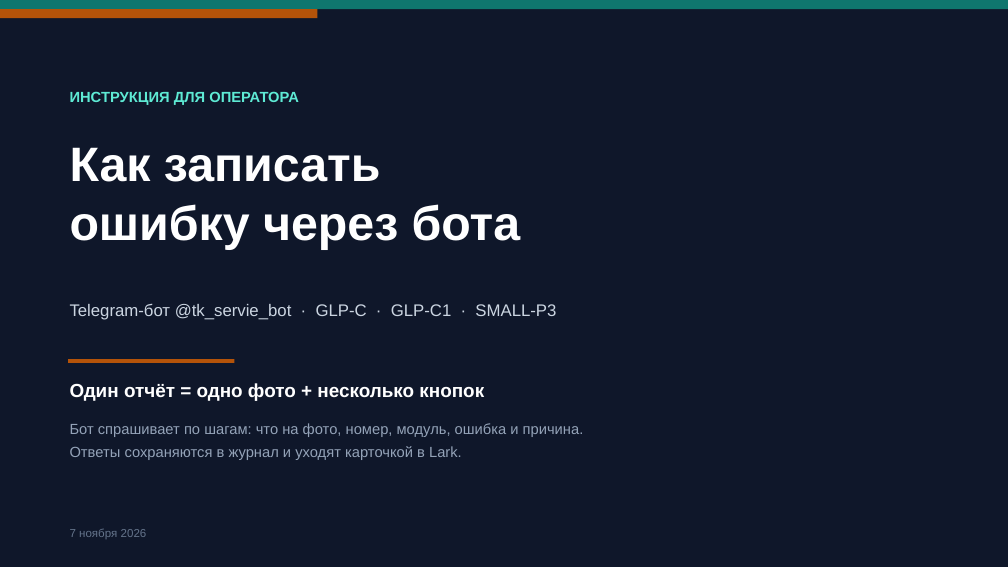
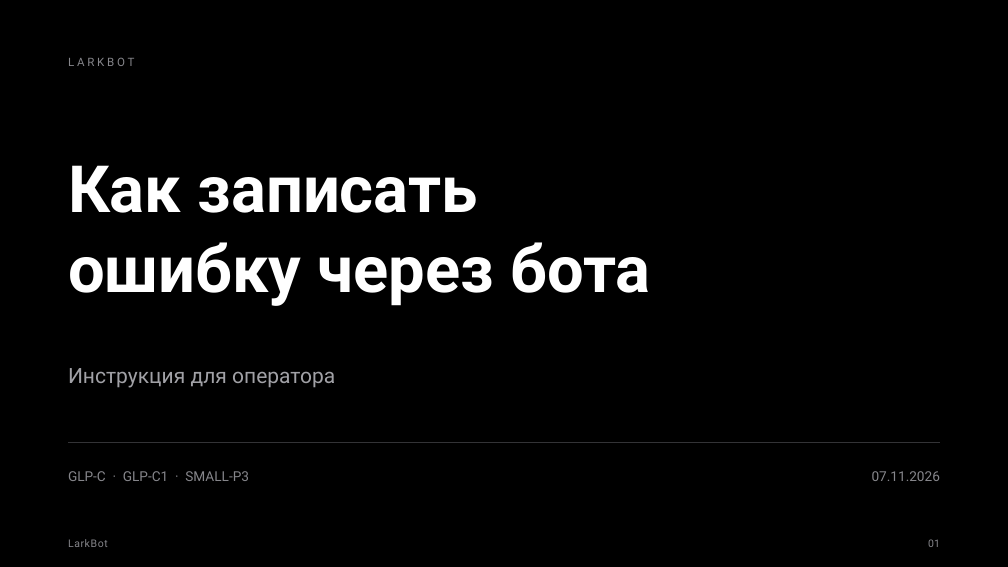
Before and after one commit to Nookons/glpc-bot-lark, a slide deck: slide 1 of GUIDE-ERROR-REPORT.pptx. Drawn at 1008x567 pixels with LibreOffice and Linux fonts; fonts in the diff are those of the drawing. Boxes give left, top, right and bottom in pixels: in the first picture for what was removed or moved away, otherwise in the second. Text is boxed around its words. In the diff, an @@ line names an element or a change of style, - is before the commit and + after.

Commit message:
design: гайд в стиле Apple minimalism
Переделан целиком: белый фон, крупная Helvetica Neue, тонкие линии вместо
карточек и теней, один акцентный цвет (синий Apple), много воздуха.
Убраны цветные плашки «ЗАЧЕМ» — вместо них спокойная подпись внизу.

15 слайдов, проверил рендером каждый: убраны наложения двухстрочных
заголовков на подзаголовок, «тень» у тонких линий (снята ссылка на тему
фигуры), вылезающий вертикальный разделитель и лишняя линия на шпаргалке.
PDF пересобран из финального PPTX.

```diff
--- a/GUIDE-ERROR-REPORT.pptx
+++ b/GUIDE-ERROR-REPORT.pptx
@@ rectangle at [0,0,1008,567]: fill #0F172A to #000000 @@
@@ rectangle removed at [0,0,1008,9] @@
@@ rectangle removed at [0,9,318,18] @@
@@ text added at [68,58,135,66], 11 pt, text #86868B @@
+LARKBOT
@@ text "Как записать ошибку через бота": place and size @@
-text "Как записать ошибку через бота" at [70,147,521,250]
+text "Как записать ошибку через бота" at [68,165,650,306]
@@ text "Как записать ошибку через бота" at [68,165,650,306]: size 46 to 62 pt, font Arial to Roboto @@
@@ rectangle removed at [68,359,234,363] @@
@@ text at [68,368,335,388]: text changed; size 14 to 20 pt; font Arial to Roboto; text colour #5EEAD4 to #A1A1A6; bold off @@
-ИНСТРУКЦИЯ ДЛЯ ОПЕРАТОРА
+Инструкция для оператора
@@ text removed at [70,383,484,401] @@
-Один отчёт = одно фото + несколько кнопок
@@ rectangle added at [68,442,940,443], fill #333336 @@
@@ text removed at [70,423,584,460] @@
-Бот спрашивает по шагам: что на фото, номер, модуль, ошибка и причина.
-Ответы сохраняются в журнал и уходят карточкой в Lark.
@@ text at [68,471,249,481]: text changed; size 16 to 13 pt; font Arial to Roboto; text colour #CBD5E1 to #86868B @@
-Telegram-бот @tk_servie_bot · GLP-C · GLP-C1 · SMALL-P3
+GLP-C · GLP-C1 · SMALL-P3
@@ text added at [872,471,940,481], 13 pt, text #86868B @@
+07.11.2026
@@ text added at [68,539,108,547], 10 pt, text #86868B @@
+LarkBot
@@ text removed at [70,529,147,539] @@
-7 ноября 2026
@@ text added at [928,539,940,547], 10 pt, text #86868B @@
+01
```
Also in this commit, not shown: 14 other slides changed, 1 other file.
